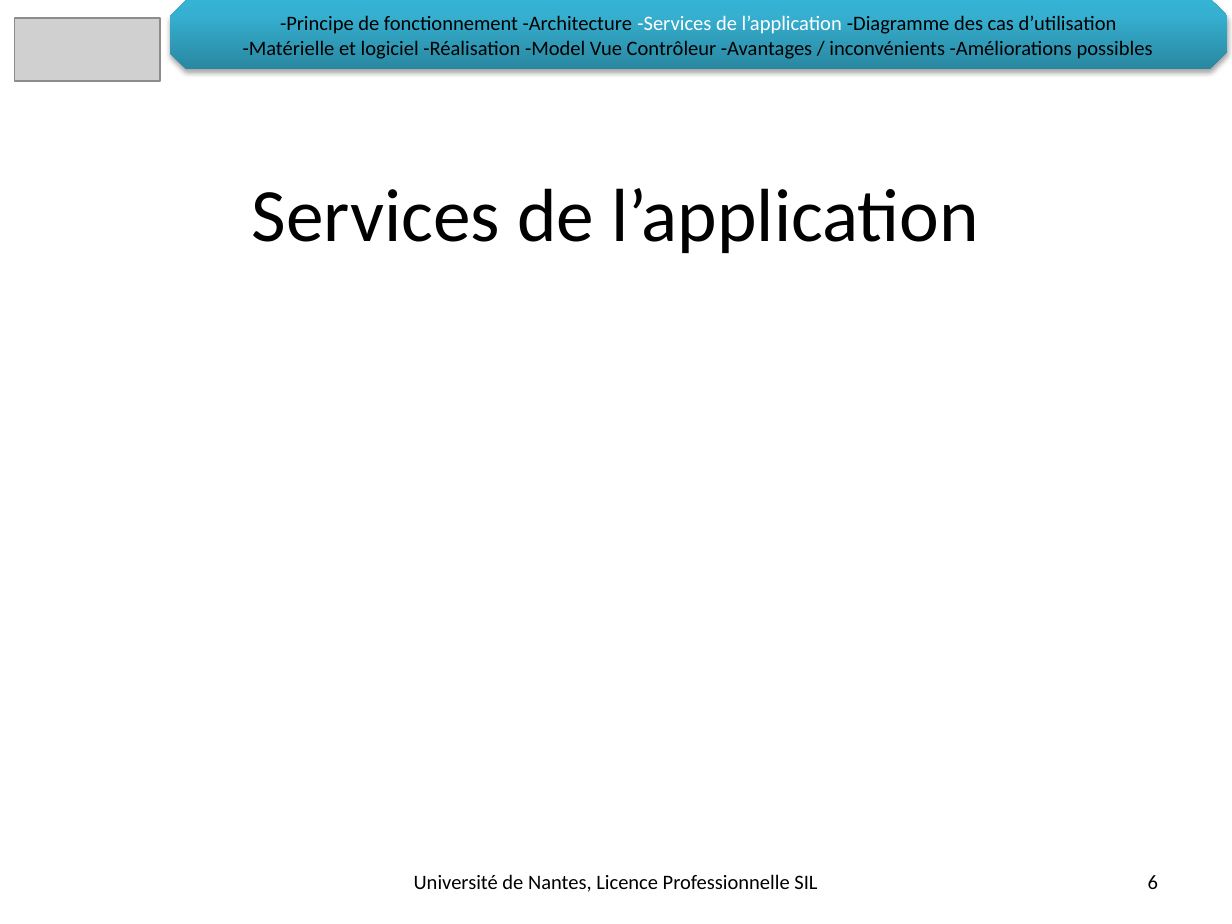
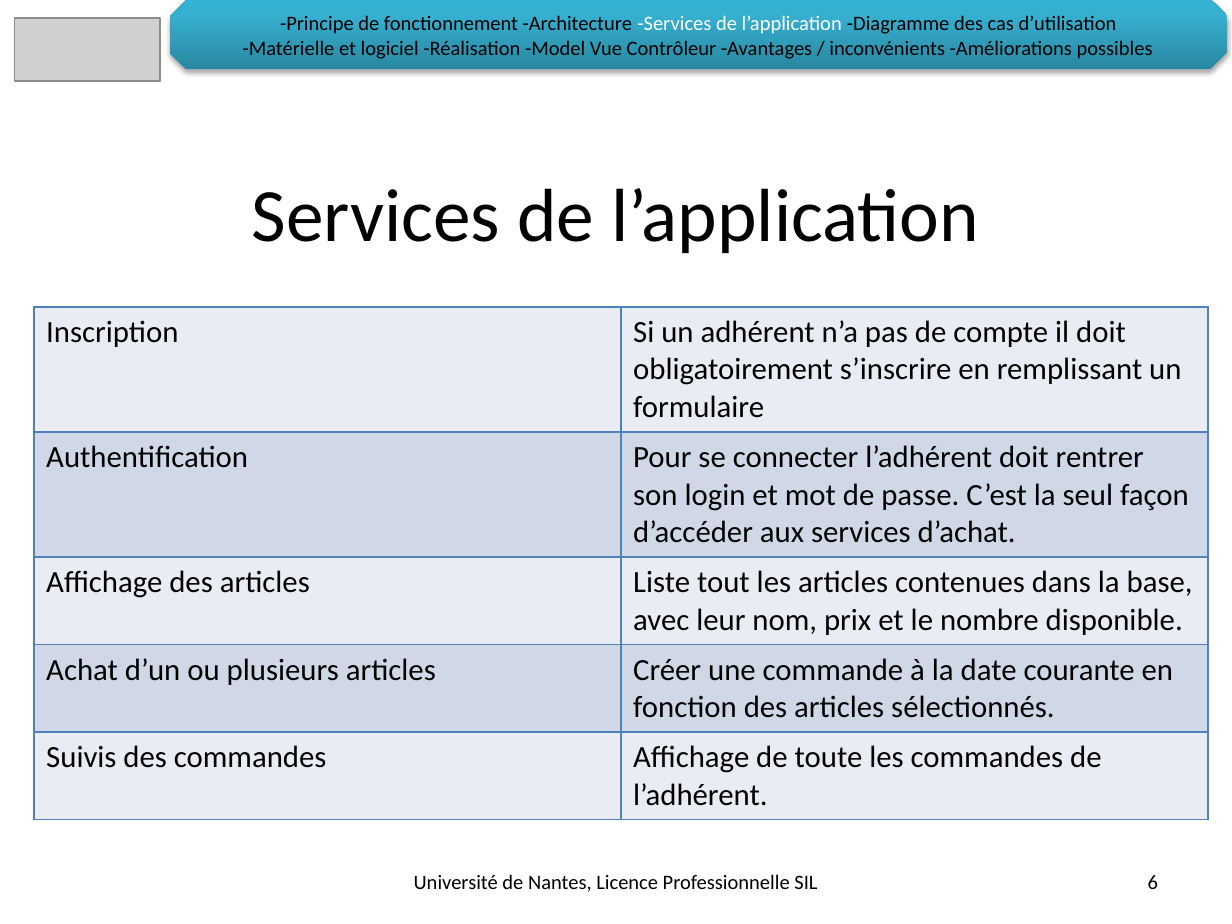
Before and after one commit to LeonardoALARCON/progr3, a slide deck: slide 6 of Documentation/DiapoProg3/PresentationProg3.pptx. Drawn at 1232x924 pixels with LibreOffice and Linux fonts; fonts in the diff are those of the drawing; grey boxes stand for pictures; background and template pictures are left out. Boxes give left, top, right and bottom in pixels: in the first picture for what was removed or moved away, otherwise in the second. Text is boxed around its words. In the diff, an @@ line names an element or a change of style, - is before the commit and + after.

```diff
--- a/Documentation/DiapoProg3/PresentationProg3.pptx
+++ b/Documentation/DiapoProg3/PresentationProg3.pptx
@@ table added at (x1=34, y1=307, x2=1207, y2=812), 5 rows, 2 columns @@
+Inscription | Si un adhérent n’a pas de compte il doit obligatoirement s’inscrire en remplissant un formulaire
+Authentification | Pour se connecter l’adhérent doit rentrer son login et mot de passe. C’est la seul façon d’accéder aux services d’achat.
+Affichage des articles | Liste tout les articles contenues dans la base, avec leur nom, prix et le nombre disponible.
+Achat d’un ou plusieurs articles | Créer une commande à la date courante en fonction des articles sélectionnés.
+Suivis des commandes | Affichage de toute les commandes de l’adhérent.
```
Also in this commit, not shown: 5 other slides changed, 1 slide removed, 1 other file.
